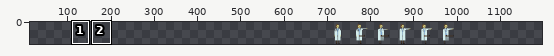
Sprite sheet: dist/assets/doctor_frames.png. Above, an overview of the earlier version with the close-up marked.
Close-up. Before:
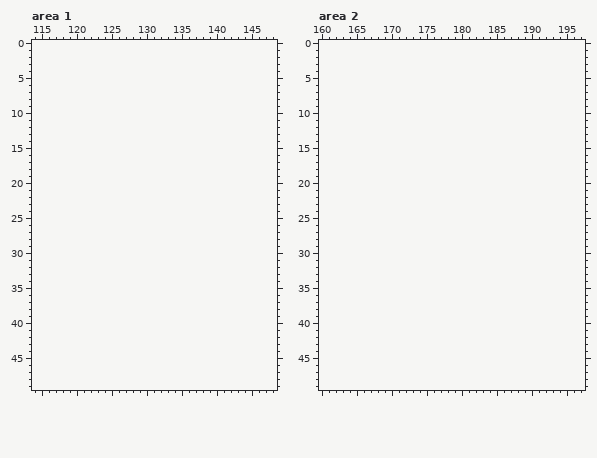
The file is 300x50 pixels. Shown: area 1: x 114..148, y 0..49; area 2: x 160..197, y 0..49. The old version is drawn lined up with the new one, on the new canvas. The wide view leaves out empty margins. The commit also changed other parts of the picture, which this record leaves out.
Palette (. is transparent): 
Now the later version:
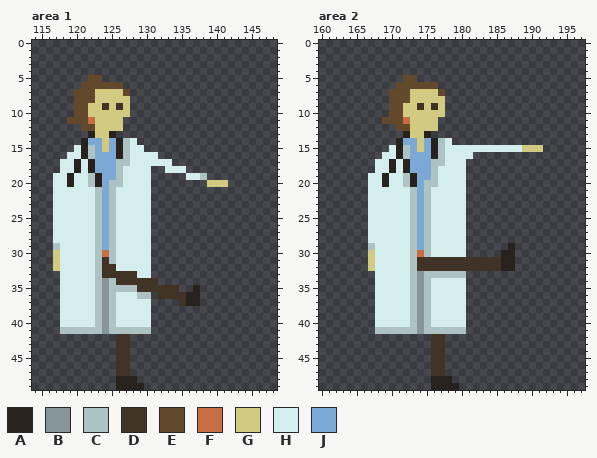
Colours new in this view: A #28221f  B #869598  C #acc2c3  D #413325  E #63492c  F #c96d45  G #d1ca80  H #d4eded  J #7ca8d5
What changed:
canvas 300x50 -> 1200x50, the old top-left corner now at 700,0
Changed rows in their new state; - is an unchanged pixel.
Area 1:
first column x 117:
 5 -----EE------------------
 6 ----EEEEEE---------------
 7 ---EEEGGGGE--------------
 8 ---EEEGGGGG--------------
 9 ---EEGGDGDG--------------
10 ---EEGGGGGG--------------
11 --EEEFGGGG---------------
12 ----EEGGGG---------------
13 -----AGGA----------------
14 ----AJJGJACH-------------
15 ---HACJGJACHH------------
16 --HHACJJJACHHHH----------
17 -HHAHAJJJCCHHHHHH--------
18 -HHAHAJJJCHHHH--HHH------
19 HHAHHCAJJCHHHH-----HHC---
20 HHAHHCAJCCHHHH--------GGG
21 HHHHHHCJCHHHHH-----------
22 HHHHHHCJCHHHHH-----------
23 HHHHHHCJCHHHHH-----------
24 HHHHHHCJCHHHHH-----------
25 HHHHHHCJCHHHHH-----------
26 HHHHHHCJCHHHHH-----------
27 HHHHHHCJCHHHHH-----------
28 HHHHHHCJCHHHHH-----------
29 CHHHHHCJCHHHHH-----------
30 GHHHHHCFCHHHHH-----------
31 GHHHHHCDCHHHHH-----------
32 GHHHHHCDDHHHHH-----------
33 -HHHHHCDDDDDHH-----------
34 -HHHHHCBCDDDDDD----------
35 -HHHHHCBCCCCDDDDDD--A----
36 -HHHHHCBCHHHCC-DDDDAA----
37 -HHHHHCBCHHHHH----DAA----
38 -HHHHHCBCHHHHH-----------
39 -HHHHHCBCHHHHH-----------
40 -HHHHHCBCHHHHH-----------
41 -CCCCCCBCCCCCC-----------
42 ---------DD--------------
43 ---------DD--------------
44 ---------DD--------------
45 ---------DD--------------
46 ---------DD--------------
47 ---------DD--------------
48 ---------AAA-------------
49 ---------AAAA------------
Area 2:
first column x 167:
 5 -----EE------------------
 6 ----EEEEEE---------------
 7 ---EEEGGGGE--------------
 8 ---EEEGGGGG--------------
 9 ---EEGGDGDG--------------
10 ---EEGGGGGG--------------
11 --EEEFGGGG---------------
12 ----EEGGGG---------------
13 -----AGGA----------------
14 ----AJJGJACH-------------
15 ---HACJGJACHHHHHHHHHHHGGG
16 --HHACJJJACHHHH----------
17 -HHAHAJJJCCHHH-----------
18 -HHAHAJJJCHHHH-----------
19 HHAHHCAJJCHHHH-----------
20 HHAHHCAJCCHHHH-----------
21 HHHHHHCJCHHHHH-----------
22 HHHHHHCJCHHHHH-----------
23 HHHHHHCJCHHHHH-----------
24 HHHHHHCJCHHHHH-----------
25 HHHHHHCJCHHHHH-----------
26 HHHHHHCJCHHHHH-----------
27 HHHHHHCJCHHHHH-----------
28 HHHHHHCJCHHHHH-----------
29 CHHHHHCJCHHHHH------A----
30 GHHHHHCFCHHHHH-----AA----
31 GHHHHHCDDDDDDDDDDDDAA----
32 GHHHHHCDDDDDDDDDDDDAA----
33 -HHHHHCBCCCCCC-----------
34 -HHHHHCBCHHHHH-----------
35 -HHHHHCBCHHHHH-----------
36 -HHHHHCBCHHHHH-----------
37 -HHHHHCBCHHHHH-----------
38 -HHHHHCBCHHHHH-----------
39 -HHHHHCBCHHHHH-----------
40 -HHHHHCBCHHHHH-----------
41 -CCCCCCBCCCCCC-----------
42 ---------DD--------------
43 ---------DD--------------
44 ---------DD--------------
45 ---------DD--------------
46 ---------DD--------------
47 ---------DD--------------
48 ---------AAA-------------
49 ---------AAAA------------
Pixel boxes of the changes (left, top, right, bottom) in both close-ups:
added: (53, 75, 228, 390)
added: (368, 75, 543, 390)
